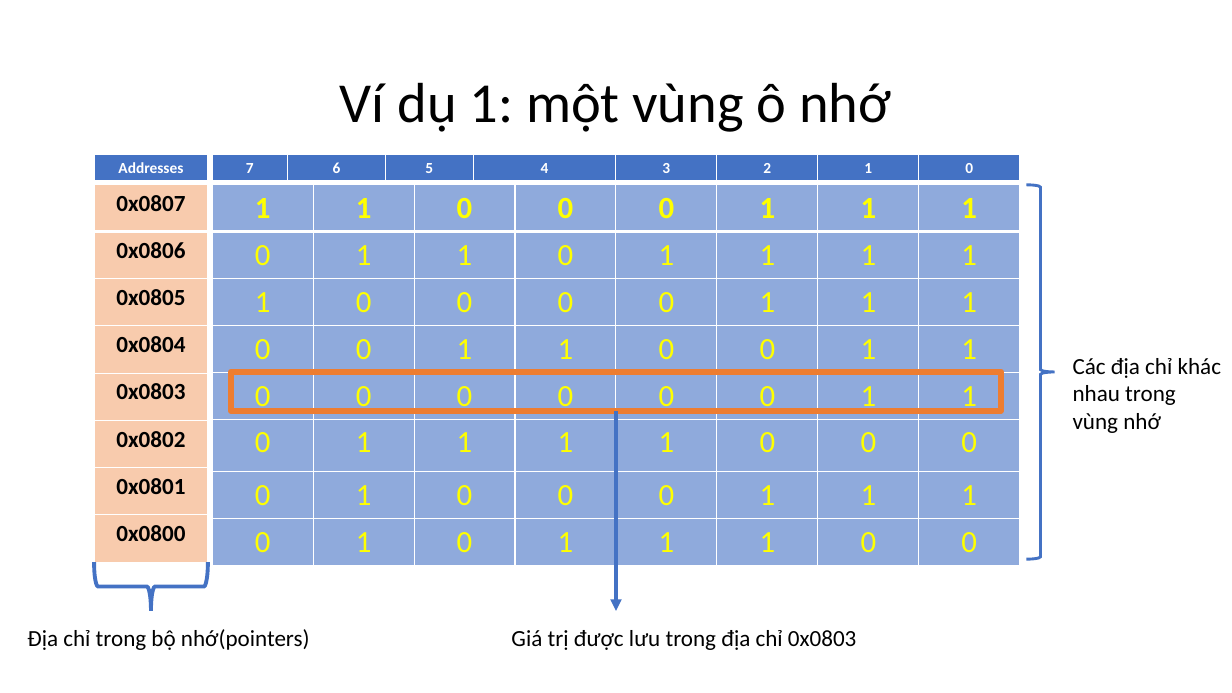
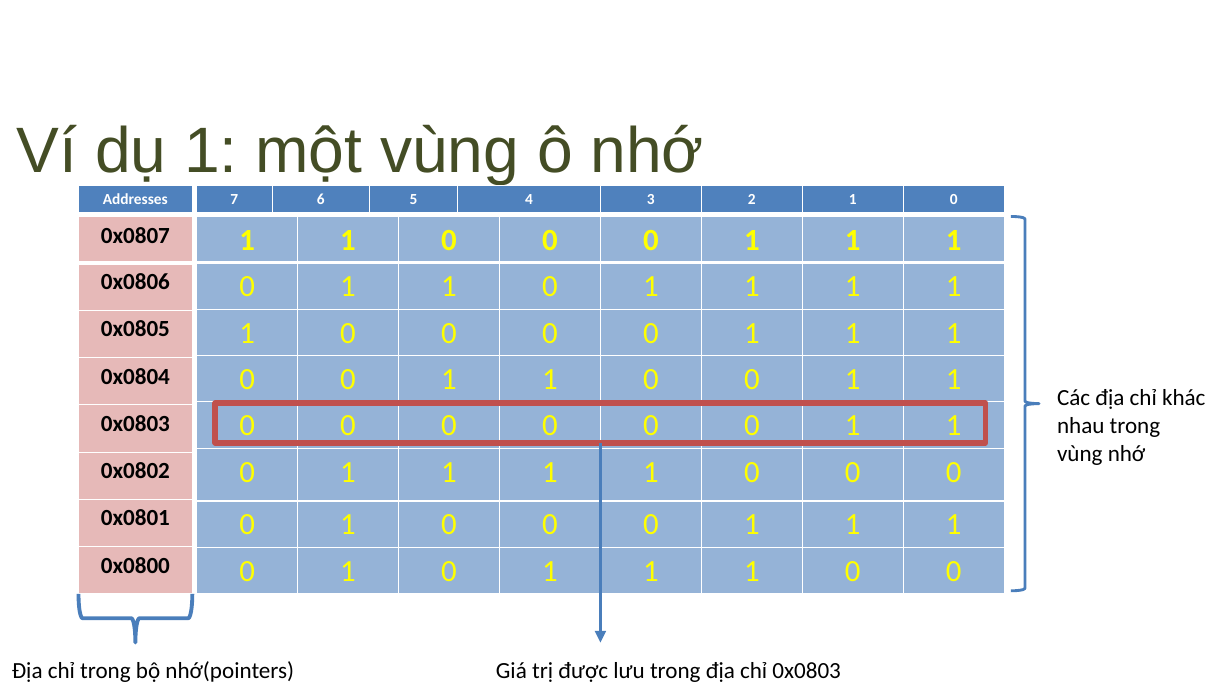
Before and after one commit to daydien12/Trainning_C, a slide deck: slide 9 of Day_2/Buổi 2.pptx. Drawn at 1232x693 pixels with LibreOffice and Linux fonts; fonts in the diff are those of the drawing; background and template pictures are left out. Boxes give left, top, right and bottom in pixels: in the first picture for what was removed or moved away, otherwise in the second. Text is boxed around its words. In the diff, an @@ line names an element or a change of style, - is before the commit and + after.

```diff
--- a/Day_2/Buổi 2.pptx
+++ b/Day_2/Buổi 2.pptx
@@ title "Ví dụ 1: một vùng ...": place and size @@
-title "Ví dụ 1: một vùng ..." at [340,82,891,132]
+title "Ví dụ 1: một vùng ..." at [17,124,703,184]
@@ title "Ví dụ 1: một vùng ..." at [17,124,703,184]: size 44 to 50 pt, font Calibri to Arial, text colour #000000 to #444D25; alignment centre to left; indent changed; line spacing 0.9 to 1; more space between paragraphs; vertical alignment middle to top @@
@@ table at [79,186,192,213] @@
@@ fill #4472C4 to #4F81BD in row 1, column 1 @@
@@ table at [197,186,1005,213] @@
@@ fill #4472C4 to #4F81BD in row 1 @@
@@ table at [79,216,192,593] @@
@@ fill #F8CBAD to #E6B9B8 in 8 cells @@
@@ table at [197,216,1003,593] @@
@@ fill #8FAADC to #95B3D7 in 64 cells @@
@@ right brace at [1011,216,1040,591]: outline #4472C4 2.25 pt to #4B7EBC 2.25 pt @@
@@ 4 tables, 3 texts, 1 left brace, 1 arrow, 1 right brace, 1 rectangle: place and size @@
-4 tables, 3 texts, 1 left brace, 1 arrow, 1 right brace, 1 rectangle at [27,154,1221,650]
+4 tables, 3 texts, 1 left brace, 1 arrow, 1 right brace, 1 rectangle at [12,186,1205,682]
@@ rectangle at [215,404,985,444]: outline #ED7D31 4.5 pt to #C0504D 4.5 pt @@
@@ arrow (601, 443) - (601, 642): stroke #4472C4 3 pt to #4B7EBC 3 pt @@
@@ left brace at [79,593,192,642]: outline #4472C4 3 pt to #4B7EBC 3 pt @@
```
Also in this commit, not shown: 16 other slides changed, 12 slides added, 19 other files.
